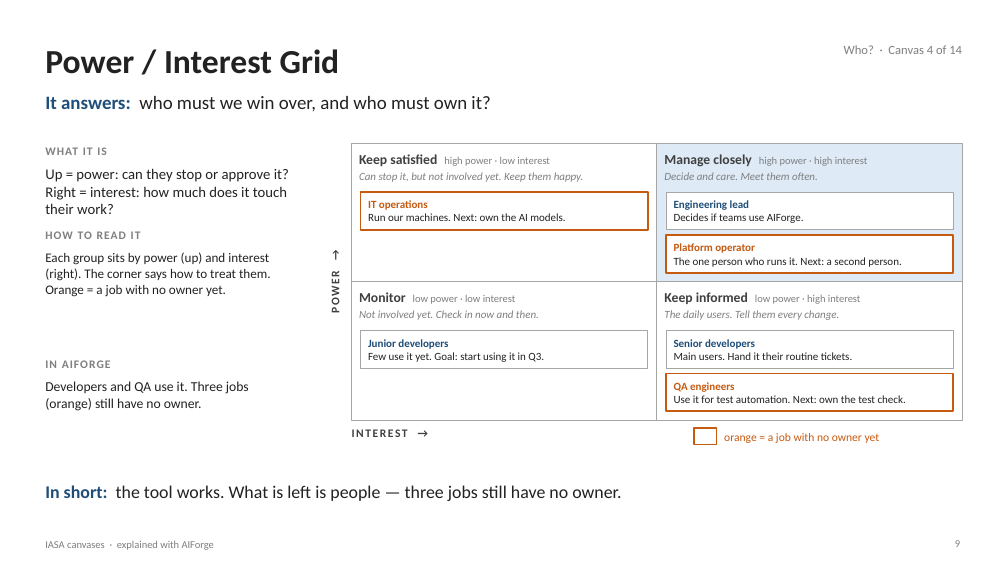
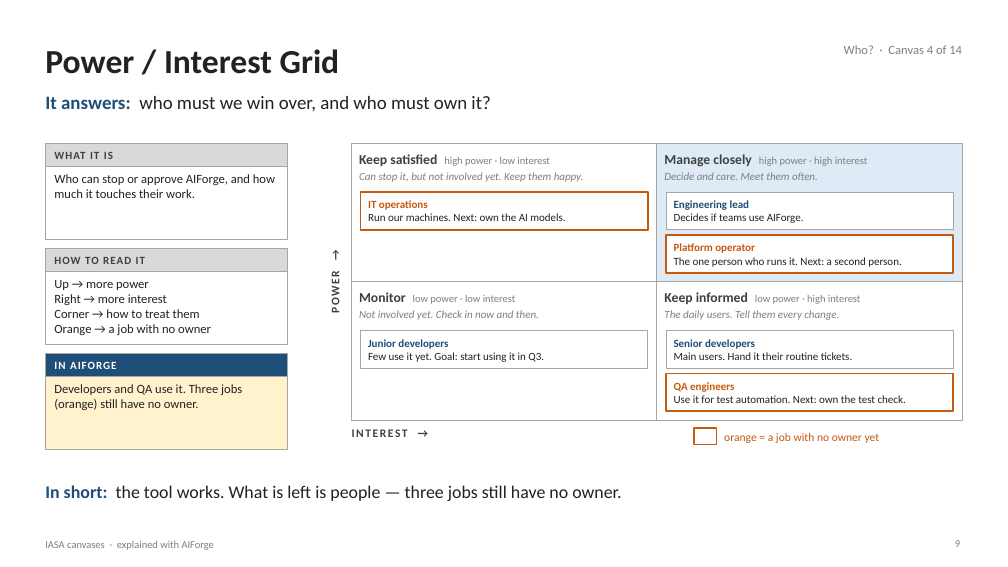
Before and after one commit to Manikanta-Reddy-Pasala/tools, a slide deck: slide 9 of course/iasa-aiforge/IASA-Canvases-with-AIForge.pptx. Drawn at 1008x567 pixels with LibreOffice and Linux fonts; fonts in the diff are those of the drawing. Boxes give left, top, right and bottom in pixels: in the first picture for what was removed or moved away, otherwise in the second. Text is boxed around its words. In the diff, an @@ line names an element or a change of style, - is before the commit and + after.

```diff
--- a/course/iasa-aiforge/IASA-Canvases-with-AIForge.pptx
+++ b/course/iasa-aiforge/IASA-Canvases-with-AIForge.pptx
@@ rectangle added at (x1=45, y1=144, x2=287, y2=240), fill #FFFFFF, outline #A6A6A6 0.75 pt @@
@@ rectangle added at (x1=45, y1=144, x2=287, y2=166), fill #D9D9D9, outline #A6A6A6 0.75 pt @@
@@ text "WHAT IT IS" moved from (x1=45, y1=147, x2=107, y2=155) to (x1=54, y1=152, x2=113, y2=159) @@
@@ text "WHAT IT IS" at (x1=54, y1=152, x2=113, y2=159): size 11 to 10.5 pt, text colour #7F7F7F to #404040; vertical alignment top to middle @@
@@ text at (x1=54, y1=174, x2=275, y2=198): text changed; size 14 to 12 pt @@
-Up = power: can they stop or approve it? Right = interest: how much does it touch their work?
+Who can stop or approve AIForge, and how much it touches their work.
@@ rectangle added at (x1=45, y1=249, x2=287, y2=345), fill #FFFFFF, outline #A6A6A6 0.75 pt @@
@@ rectangle added at (x1=45, y1=249, x2=287, y2=271), fill #D9D9D9, outline #A6A6A6 0.75 pt @@
@@ text "HOW TO READ IT" at (x1=54, y1=257, x2=145, y2=264): size 11 to 10.5 pt, text colour #7F7F7F to #404040; vertical alignment top to middle @@
@@ text "HOW TO READ IT" moved from (x1=45, y1=231, x2=141, y2=239) to (x1=54, y1=257, x2=145, y2=264) @@
@@ text at (x1=54, y1=280, x2=211, y2=335): text changed; size 12.5 to 12 pt @@
-Each group sits by power (up) and interest (right). The corner says how to treat them. Orange = a job with no owner yet.
+Up → more power
+Right → more interest
+Corner → how to treat them
+Orange → a job with no owner
@@ rectangle added at (x1=45, y1=354, x2=287, y2=450), fill #FFF2CC, outline #A6A6A6 0.75 pt @@
@@ rectangle added at (x1=45, y1=354, x2=287, y2=377), fill #1F4E79, outline #A6A6A6 0.75 pt @@
@@ text "IN AIFORGE" moved from (x1=45, y1=360, x2=111, y2=368) to (x1=54, y1=361, x2=116, y2=369) @@
@@ text "IN AIFORGE" at (x1=54, y1=361, x2=116, y2=369): size 11 to 10.5 pt, text colour #7F7F7F to #FFFFFF; vertical alignment top to middle @@
@@ text "Developers and QA use it. ..." moved from (x1=45, y1=381, x2=249, y2=411) to (x1=54, y1=384, x2=242, y2=410) @@
@@ text "Developers and QA use it. ..." at (x1=54, y1=384, x2=242, y2=410): size 13 to 12 pt @@
```
Also in this commit, not shown: 13 other slides changed, 2 other files.
